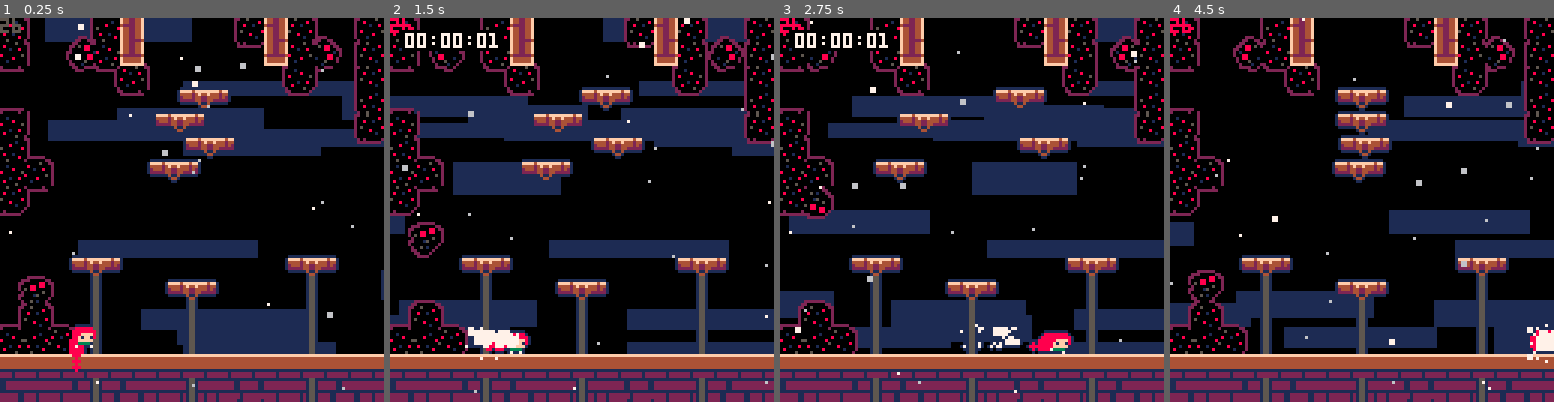
Above: before the commit, frames 1-4 (left to right).
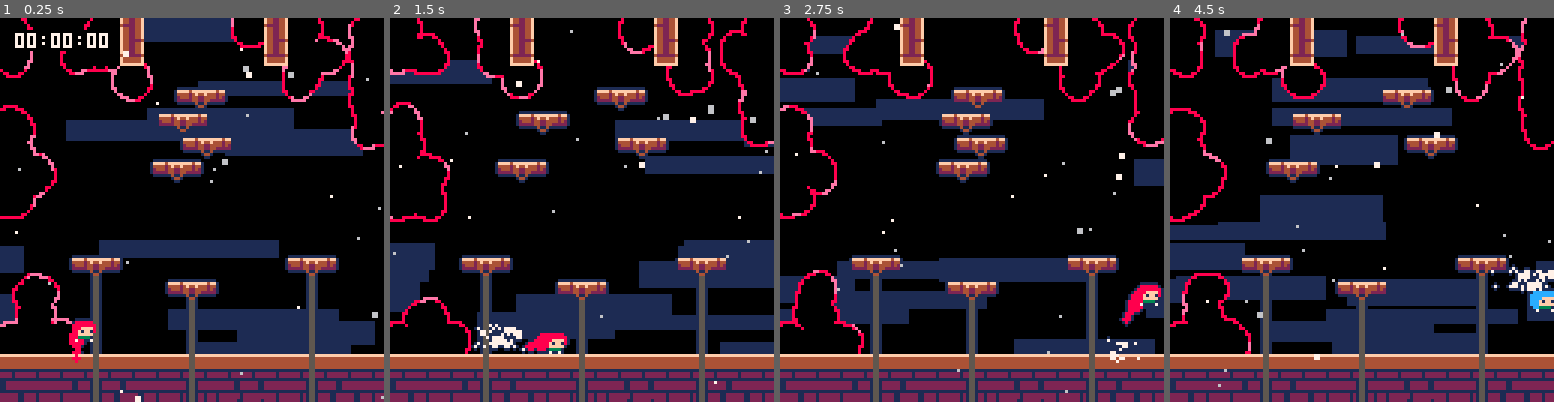
Above: after the commit, the same moments.

Repository: CelesteClassic/newleste.p8
Game: PICO-8 cartridge resort.p8
The game is run twice, just before and just after one commit, with the same random seed, the same clock (stepped at 60 frames per second) and the same inputs.
Inputs:
- Up to frame 1 (0.25 s): no input
- Up to frame 2 (1.5 s): tap X (X key) at 0.33, 1.07 s; tap O (Z key) at 0.7 s
- Up to frame 3 (2.75 s): hold Right 1.6-2.1 s; tap O (Z key) at 1.7, 2.1, 2.5 s; tap X (X key) at 1.85 s; hold Up 2.15-2.42 s; hold Right from 2.47 s (still down)
- Up to frame 4 (4.5 s): tap O (Z key) every 0.4 s from 2.9 to 4.1 s; tap X (X key) at 2.97, 4.08 s; release Right at 3.03 s; hold Left 3.08-3.58 s; hold Down 3.63-3.97 s; hold Right from 4.02 s (still down)

The runs differ from the first frame. In frame 1, 14% of the frame differs, in the area x 0-100%, y 0-100%; in frame 2, 32%; in frame 3, 36%; in frame 4, 37%, in the area x 0-100%, y 0-97%.

Commit message:
Fancy fuzzies

Diff:
--- a/resort.p8
+++ b/resort.p8
@@ -714,65 +714,90 @@
 
 fuzzy_drawer={
   fuzzies={},
-  init=function()
+  pos={},
+  init=function(_ENV)
     fuzzy_drawer.fuzzies,layer,outline={},0,false
   end,
-  update=function()
-    for f in all(fuzzy_drawer.fuzzies) do
-      if f.sprite ~= 63 then -- moving fuzzies
-        -- flip
-        f.t+=1
-        if f.t==27 then
-          f.dir*=-1
-          f.t=0
-          f.flip.x,f.flip.y=f.axis=="x" and f.dir == -1,f.axis=="y" and f.dir == 1
+  update=function(_ENV)
+    if (#fuzzy_drawer.fuzzies!=0) then
+      for f in all(fuzzy_drawer.fuzzies) do
+        if f.sprite ~= 63 then -- moving fuzzies
+          -- flip
+          f.t+=1
+          if f.t==27 then
+            f.dir*=-1
+            f.t=0
+            f.flip.x,f.flip.y=f.axis=="x" and f.dir == -1,f.axis=="y" and f.dir == 1
+          end
+          -- move
+          if (f.axis=="x") f.spd.x = mid(appr(f.spd.x,2*f.dir*f.scale,0.4*f.scale),f.l-f.x,f.r-f.x)
+          if (f.axis=="y") f.spd.y = mid(appr(f.spd.y,2*f.dir*f.scale,0.4*f.scale),f.l-f.y,f.r-f.y)
+          --f.spd[f.axis]=mid(appr(f.spd[f.axis],2*f.dir*f.scale,0.4*f.scale),f.l-f[axis],f.r-f[axis])
+          f.move(f.spd.x,f.spd.y,1);
         end
-        -- move
-        if (f.axis=="x") f.spd.x = mid(appr(f.spd.x,2*f.dir*f.scale,0.4*f.scale),f.l-f.x,f.r-f.x)
-        if (f.axis=="y") f.spd.y = mid(appr(f.spd.y,2*f.dir*f.scale,0.4*f.scale),f.l-f.y,f.r-f.y)
-        --f.spd[f.axis]=mid(appr(f.spd[f.axis],2*f.dir*f.scale,0.4*f.scale),f.l-f[axis],f.r-f[axis])
-        f.move(f.spd.x,f.spd.y,1);
-      end
-    end
-    foreach(objects,function(o)
-      if o.type==player then
-        for s in all(fuzzy_drawer.fuzzies) do
-          if s.objcollide(o,0,0) then
-            kill_player(o)
-            break
+      end
+      foreach(objects,function(o)
+        if o.type==player then
+          for s in all(fuzzy_drawer.fuzzies) do
+            if s.objcollide(o,0,0) then
+              kill_player(o)
+              break
+            end
           end
         end
-      end
-    end)
-  end,
-  draw=function()
-    -- draw large red outline
-    palt(15,true)
-    palt(0,false)
-    for i=0,15 do pal(i,2) end
-    for dx=-2,2 do for dy=-2,2 do if dx&dy==0 then
-        camera(draw_x+dx,draw_y+dy) foreach(fuzzy_drawer.fuzzies, function(f) spr(f.sprite,f.x,f.y,1,1,f.flip.x,f.flip.y) end)
-    end end end
-    pal()
-    camera(draw_x,draw_y)
-    palt(15,false)
-    palt(0,true)
-    -- small black outline and sprite
-    palt(15,true)
-    palt(0,false)
-    for i=0,15 do pal(i,0) end
-    for dx=-1,1 do for dy=-1,1 do if dx&dy==0 then
-      camera(draw_x+dx,draw_y+dy)
-      foreach(fuzzy_drawer.fuzzies, function(f) spr(f.sprite,f.x,f.y,1,1,f.flip.x,f.flip.y) end)
-    end end end
-    pal()
-    camera(draw_x,draw_y)
-    palt(15,true)
-    palt(0,false)
-    foreach(fuzzy_drawer.fuzzies, function(f) spr(f.sprite,f.x,f.y,1,1,f.flip.x,f.flip.y) end)
-    palt(15,false)
-    palt(0,true)
-    print(#fuzzy_drawer.fuzzies,0,0)
+      end)
+    end
+  end,
+  draw=function(_ENV)
+    if (#fuzzy_drawer.fuzzies!=0) then
+      -- new fuzzy outlines/shape by toitle
+      memcpy(0x8000,0,0x1fff)
+      --move sprites to unused memory address
+      poke(0x5f55,0)
+      --set spritesheet as drawbuffer
+      cls() --clear spritesheet
+      local circs={}
+      --for j=0,1 do
+      --j = 0, draw outline
+      --j = 1, draw fill
+          srand"8"
+          for b in all(fuzzy_drawer.fuzzies) do
+              for i=1,8 do
+                  local aa,dd = rnd()+time()/4,rnd"2"+1
+                  --circfill(b.x+cos(aa)*dd+4,b.y+sin(aa)*dd+4,3+rnd"3"-j,8-j*7)
+                  circs[#circs+1]={b.x+cos(aa)*dd+4,b.y+sin(aa)*dd+4}
+              end
+          end
+
+      for c in all(circs) do
+        circfill(c[1],c[2],5,8)
+      end
+      for c in all(circs) do
+        circfill(c[1],c[2],4,3)
+      end
+      fillp()
+
+      poke(0x5f5e,0x22)
+
+      for i=1,128 do
+          circfill((rnd"128"+time()*(rnd"8"+8))%136-4,i,3,2)
+      end
+
+      poke(0x5f5e,0xff)
+      --reset bitplane
+
+      poke(0x5f55,0x60)
+      --reset draw buffer location
+      pal(split"1,2,0,4,5,6,7,8,9,14,11,12,13,14,15")
+      palt"0b1010000000000000"
+
+      spr(0,0,0,16,16)
+      --draw spritesheet
+      pal()
+      --reset pal
+      memcpy(0,0x8000,0x1fff)
+      --bring back original sprites
+    end
   end
 }
 --- </fuzzies> ---
